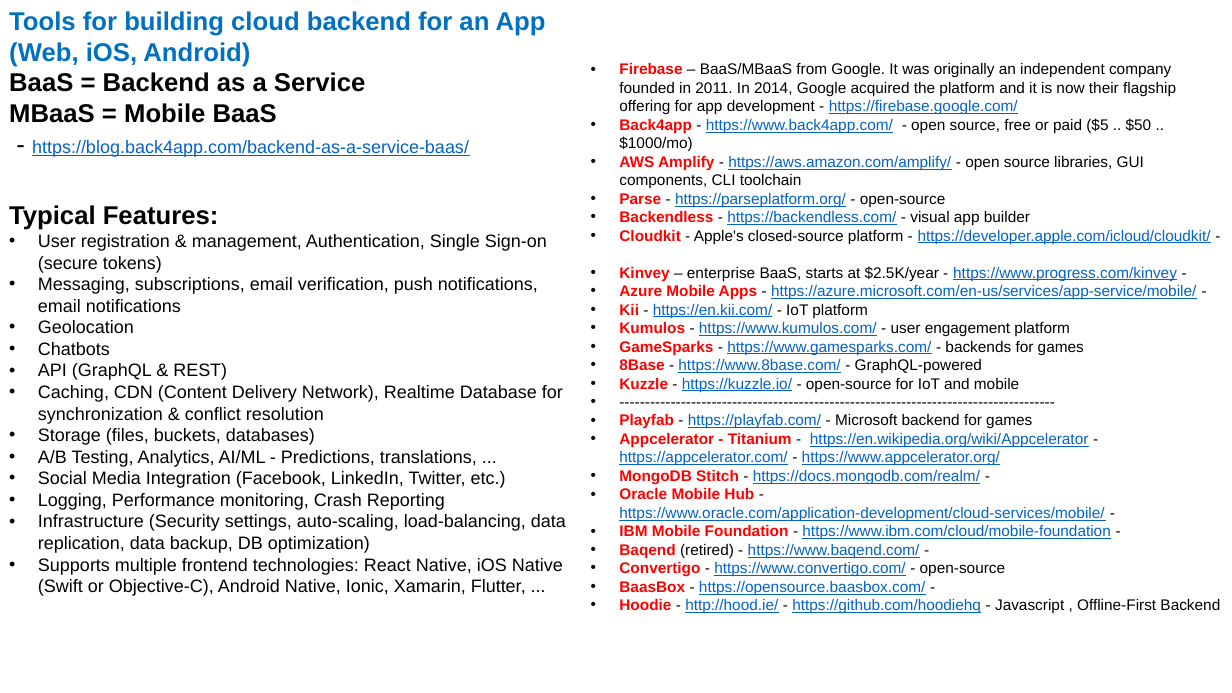
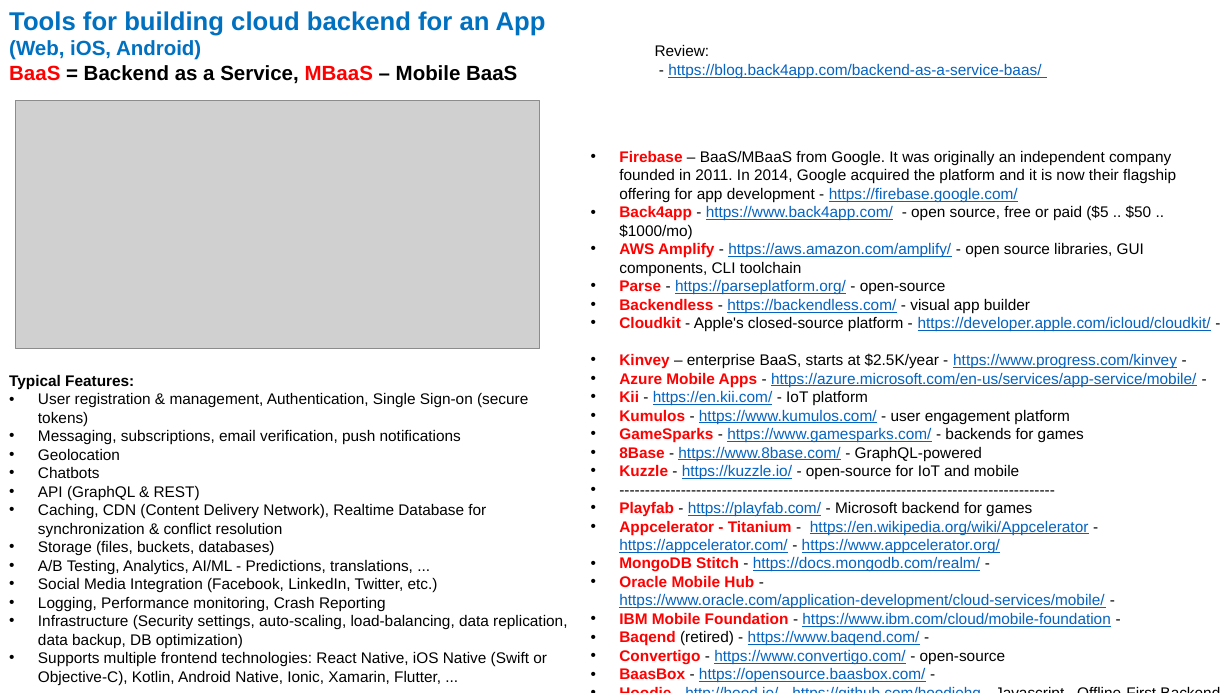
Before and after one commit to lselector/misc, a slide deck: slide 1 of Backend_as_a_Service.pptx. Drawn at 1232x693 pixels with LibreOffice and Linux fonts; fonts in the diff are those of the drawing; grey boxes stand for pictures. Boxes give left, top, right and bottom in pixels: in the first picture for what was removed or moved away, otherwise in the second. Text is boxed around its words. In the diff, an @@ line names an element or a change of style, - is before the commit and + after.

Commit message:
added Kotlin to BaaS

```diff
--- a/Backend_as_a_Service.pptx
+++ b/Backend_as_a_Service.pptx
@@ text at [9,40,201,60]: size 20 to 16 pt in "(Web, iOS, Android)" @@
@@ text added at [655,45,1041,78], 12 pt, text #0563C1, underline @@
+Review:
+- https://blog.back4app.com/backend-as-a-service-baas/
@@ text at [9,65,517,84]: text changed; size 14 to 16 pt; text colour #0563C1 to #000000; bold on @@
-BaaS = Backend as a Service
-MBaaS = Mobile BaaS
-- https://blog.back4app.com/backend-as-a-service-baas/
+BaaS = Backend as a Service, MBaaS – Mobile BaaS
@@ picture added at [16,101,540,349] @@
@@ text "Firebase – BaaS/MBaaS from Google. ..." rewrapped from [619,63,1220,613] to [619,151,1211,683] @@
@@ text "Typical Features:": place and size @@
-text "Typical Features:" at [9,205,566,596]
+text "Typical Features:" at [9,375,567,685]
@@ text at [9,375,567,648]: size 20 to 12 pt in "Typical Features:"; size 14 to 12 pt in "User registration & management, Authentication, Single Sign- ...", "Geolocation", "Chatbots", "API (GraphQL & REST)" and 6 more places @@
@@ text at [38,430,461,445]: text changed; size 14 to 12 pt @@
-• Messaging, subscriptions, email verification, push notifications, email notifications
+• Messaging, subscriptions, email verification, push notifications
@@ text at [38,652,547,685]: text changed; size 14 to 12 pt @@
-• Supports multiple frontend technologies: React Native, iOS Native (Swift or Objective-C), Android Native, Ionic, Xamarin, Flutter, ...
+• Supports multiple frontend technologies: React Native, iOS Native (Swift or Objective-C), Kotlin, Android Native, Ionic, Xamarin, Flutter, ...
```
Also in this commit, not shown: 1 other file.
